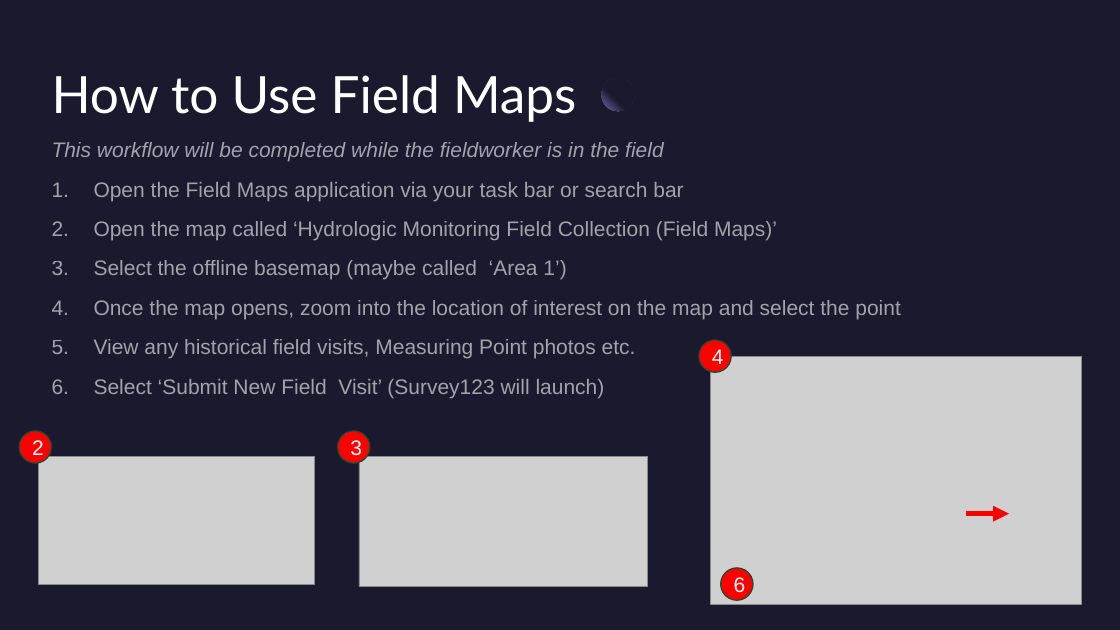
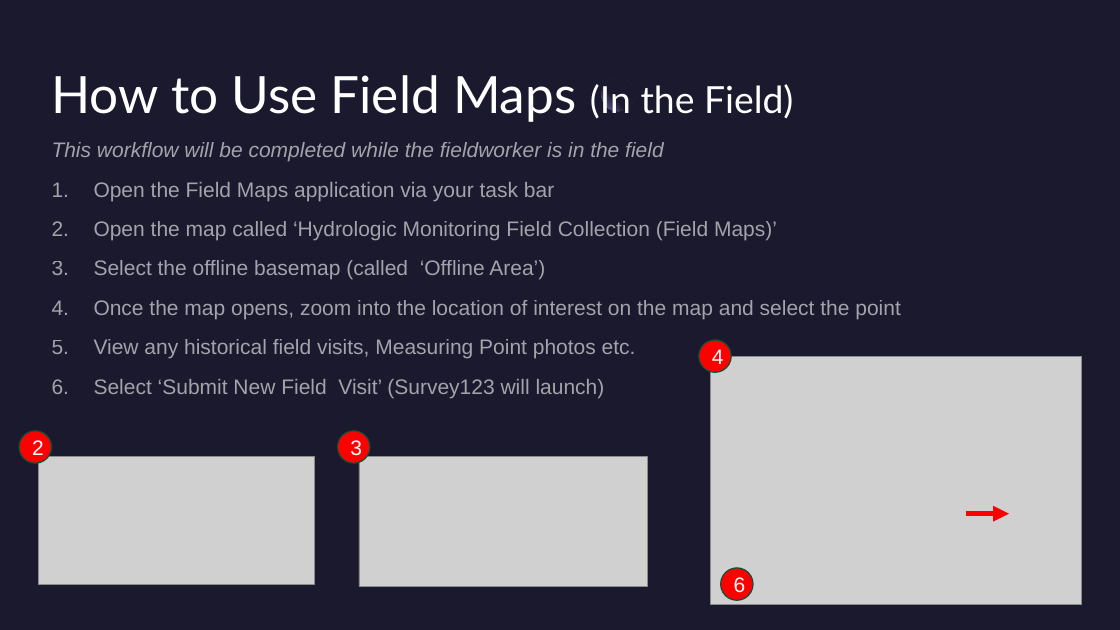
Before and after one commit to NWFWMD-IT/Hydrologic-Monitoring-Project, a slide deck: slide 5 of documents/user_guides/Hydrologic-Monitoring-Project-Fieldwork-Instructions.pptx (slide 4 before the commit). Drawn at 1120x630 pixels with LibreOffice and Linux fonts; fonts in the diff are those of the drawing; grey boxes stand for pictures. Boxes give left, top, right and bottom in pixels: in the first picture for what was removed or moved away, otherwise in the second. Text is boxed around its words. In the diff, an @@ line names an element or a change of style, - is before the commit and + after.

```diff
--- a/documents/user_guides/Hydrologic-Monitoring-Project-Fieldwork-Instructions.pptx
+++ b/documents/user_guides/Hydrologic-Monitoring-Project-Fieldwork-Instructions.pptx
@@ title at [52, 75, 793, 122]: text changed @@
-How to Use Field Maps
+How to Use Field Maps (In the Field)
@@ text at [94, 182, 554, 201]: text changed @@
-1. Open the Field Maps application via your task bar or search bar
+1. Open the Field Maps application via your task bar
@@ text at [94, 260, 545, 280]: text changed @@
-3. Select the offline basemap (maybe called ‘Area 1’)
+3. Select the offline basemap (called ‘Offline Area’)
```
Also in this commit, not shown: 3 other slides changed, 1 slide added.
